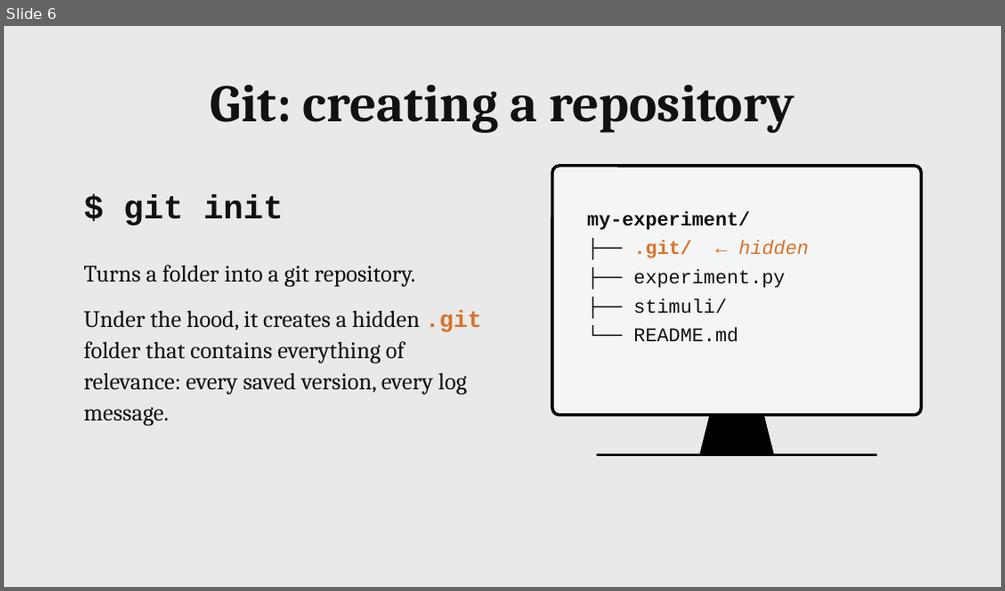
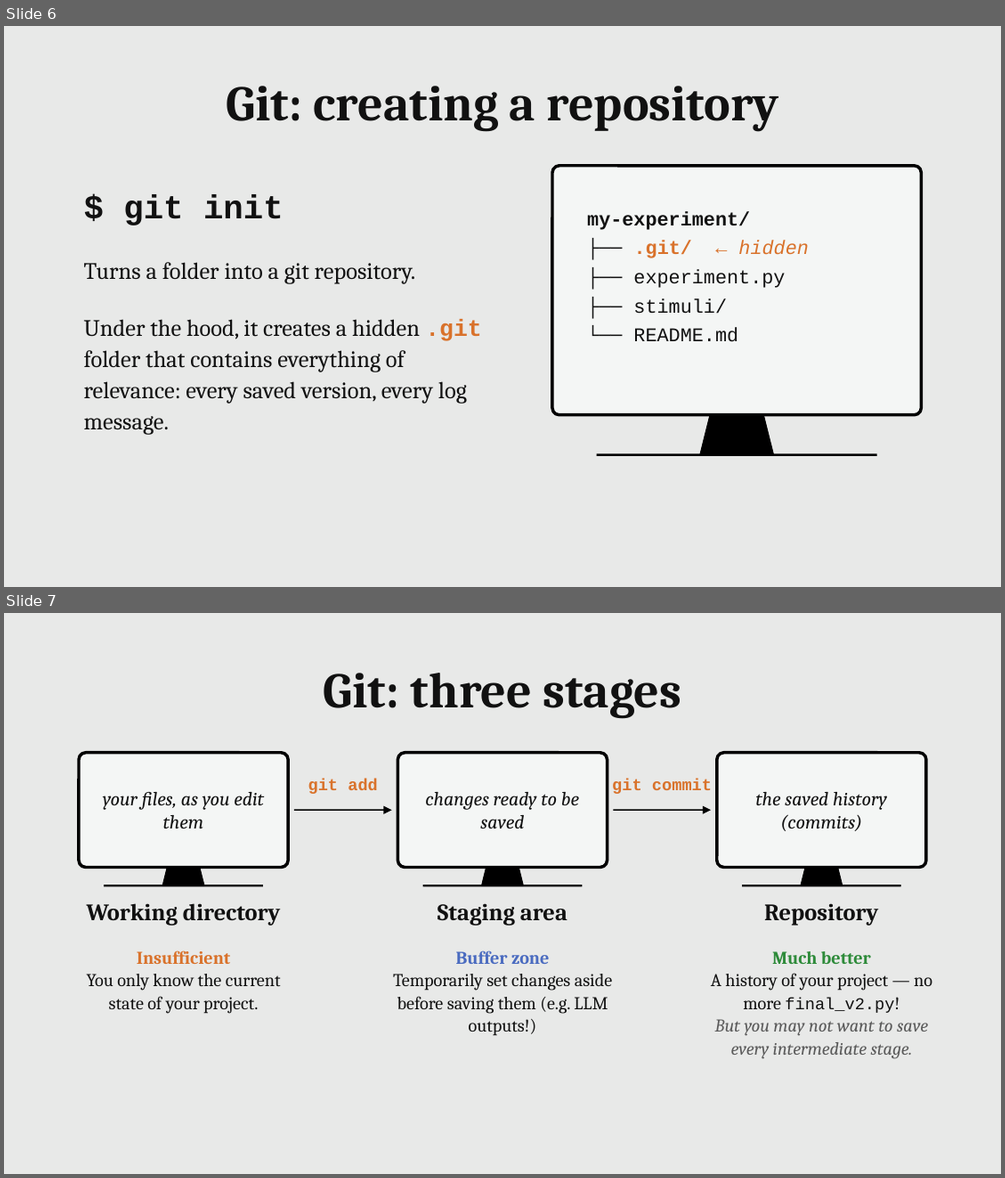
Before and after one commit to MaximeCaute/CogSupParis-Core-1, a slide deck: 2026-2027/S1/Session-01/Session_01_Course_introduction.odp. Shown one above the other, each under a label of ours: slide 6 before the commit, slides 6 and 7 after it. The pictures are 1005x591 and 1005x1178 pixels, drawn with LibreOffice and Linux fonts; fonts in the diff are those of the drawing. Boxes give left, top, right and bottom in pixels: in the first picture for what was removed or moved away, otherwise in the second. Text is boxed around its words. In the diff, an @@ line names an element or a change of style, - is before the commit and + after.

```diff
--- a/2026-2027/S1/Session-01/Session_01_Course_introduction.odp
+++ b/2026-2027/S1/Session-01/Session_01_Course_introduction.odp
@@ slide 7 added at [4,613,1001,1174], background #E8E9E8 @@
@@ text added at [323,673,681,719], 36 pt, text #111111, bold @@
+Git: three stages
@@ rounded rectangle added at [79,753,288,868], fill #F4F6F5, outline #000000 2.24 pt @@
@@ rounded rectangle added at [397,753,607,868], fill #F4F6F5, outline #000000 2.24 pt @@
@@ rounded rectangle added at [717,753,926,868], fill #F4F6F5, outline #000000 2.24 pt @@
@@ text added at [103,792,264,828], 14 pt, text #111111, italic @@
+your files, as you edit them
@@ text added at [308,779,378,794], 12 pt, text #D9722B, bold @@
+git add
@@ text added at [425,792,579,828], 14 pt, text #111111, italic @@
+changes ready to be saved
@@ text added at [612,779,712,794], 12 pt, text #D9722B, bold @@
+git commit
@@ text added at [755,792,887,831], 14 pt, text #111111, italic @@
+the saved history (commits)
@@ arrow added from (294, 810) to (392, 811), #000000 0.99 pt @@
@@ arrow added from (613, 810) to (711, 811), #000000 0.99 pt @@
@@ trapezoid added at [162,868,204,885], fill #000000, outline #000000 0.51 pt @@
@@ trapezoid added at [481,868,524,885], fill #000000, outline #000000 0.51 pt @@
@@ trapezoid added at [801,868,842,885], fill #000000, outline #000000 0.51 pt @@
@@ text added at [87,903,281,925], 17 pt, text #111111, bold @@
+Working directory
@@ line added from (104, 885) to (263, 885), #000000 1.5 pt @@
@@ line added from (422, 885) to (582, 885), #000000 1.5 pt @@
@@ text added at [437,903,567,925], 17 pt, text #111111, bold @@
+Staging area
@@ line added from (742, 885) to (901, 885), #000000 1.5 pt @@
@@ text added at [764,903,878,925], 17 pt, text #111111, bold @@
+Repository
@@ text added at [87,950,281,1013], 13 pt, text #111111 @@
+Insufficient
+You only know the current state of your project.
@@ text added at [393,950,612,1036], 13 pt, text #111111 @@
+Buffer zone
+Temporarily set changes aside before saving them (e.g. LLM outputs!)
@@ text added at [711,951,932,1059], 13 pt, text #5A5A5A @@
+Much better
+A history of your project — no more final_v2.py!
+But you may not want to save every intermediate stage.
@@ slide 6 changed as well @@
@@ text "Git: creating a repository" at [226,86,779,132]: size 38 to 36 pt @@
@@ text at [84,265,416,286]: paragraph removed @@
-Turns a folder into a git repository.
@@ text added at [84,262,416,283], 17 pt, text #111111 @@
+Turns a folder into a git repository.
@@ text "Under the hood, it creates ...": place and size @@
-text "Under the hood, it creates ..." at [84,265,482,425]
+text "Under the hood, it creates ..." at [84,319,482,435]
```
Also in this commit, not shown: 6 other slides changed, 8 other slides added, 5 slides removed.
